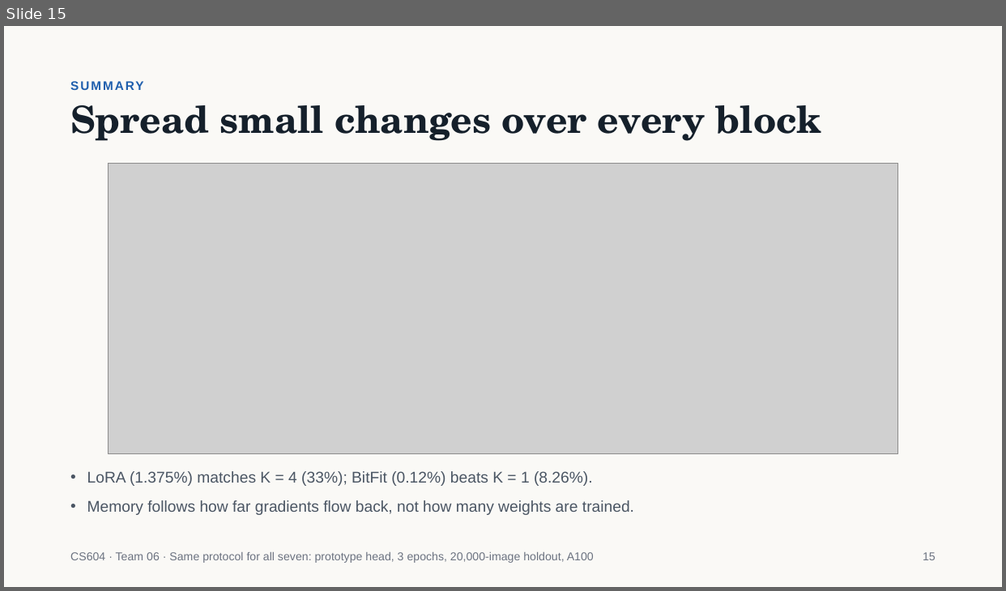
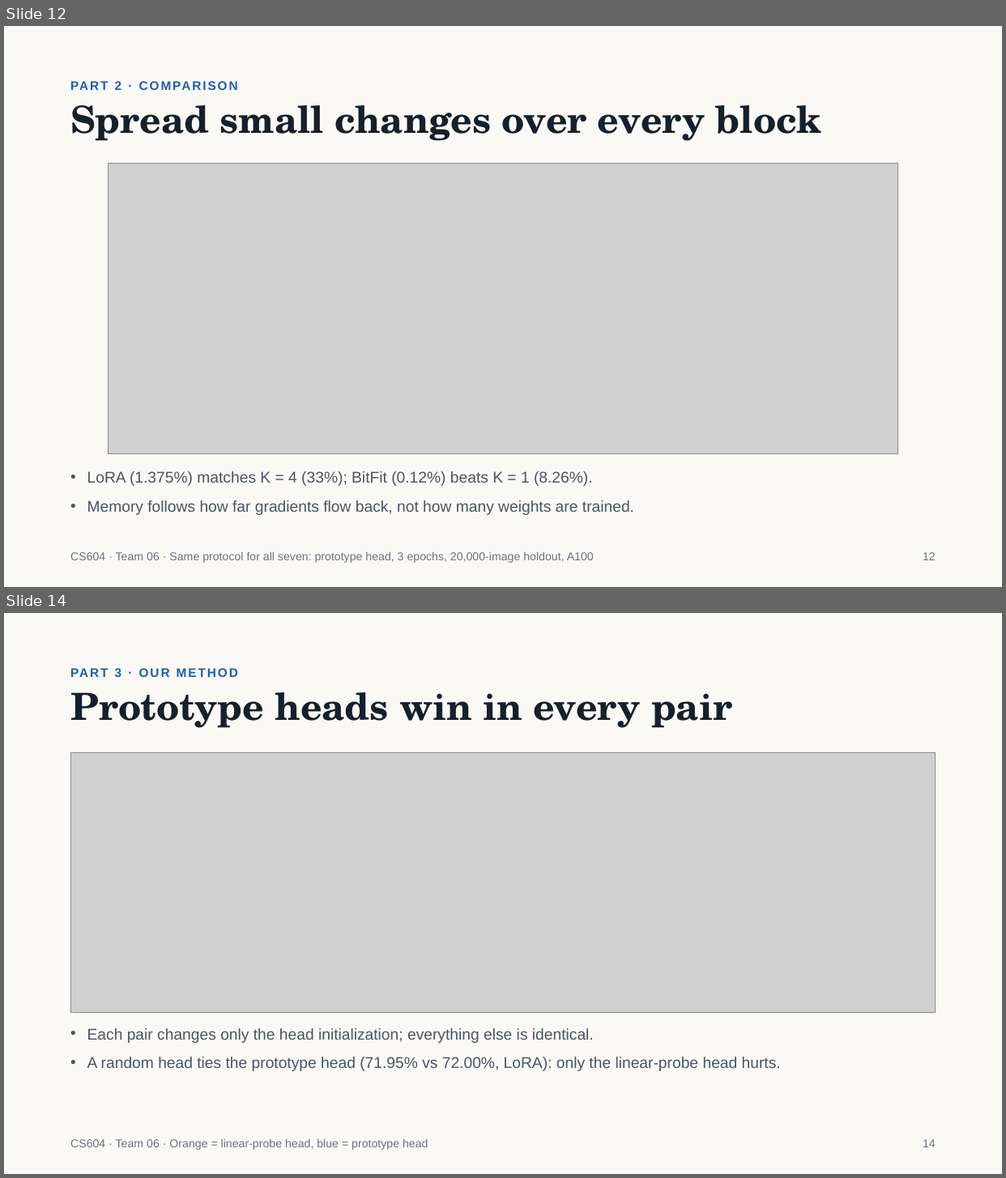
Before and after one commit to jiaobuchong/deep-cv, a slide deck: cs604_team06_slides.pptx. Shown one above the other, each under a label of ours: slide 15 before the commit, slides 12 and 14 after it; the slides between them are not shown. The pictures are 1006x591 and 1006x1178 pixels, drawn with LibreOffice and Linux fonts; fonts in the diff are those of the drawing; grey boxes stand for pictures. Boxes give left, top, right and bottom in pixels: in the first picture for what was removed or moved away, otherwise in the second. Text is boxed around its words. In the diff, an @@ line names an element or a change of style, - is before the commit and + after.

```diff
--- a/cs604_team06_slides.pptx
+++ b/cs604_team06_slides.pptx
@@ slide 14 added at <box>4,613,1002,1174</box>, background #FAF9F6 @@
@@ text added at <box>115,668,122,677</box>, 12 pt, text #1F5FAD, bold @@
+PART 3 · OUR METHOD
@@ title added at <box>70,692,732,728</box>, 36 pt, text #15202B, bold @@
+Prototype heads win in every pair
@@ picture added at <box>70,753,936,1013</box> @@
@@ text added at <box>87,1029,781,1071</box>, 15 pt, text #4A5563 @@
+• Each pair changes only the head initialization; everything else is identical.
+• A random head ties the prototype head (71.95% vs 72.00%, LoRA): only the linear-probe head hurts.
@@ text added at <box>70,1139,428,1150</box>, 11 pt, text #6B7280 @@
+CS604 · Team 06 · Orange = linear-probe head, blue = prototype head
@@ text added at <box>923,1139,936,1148</box>, 11 pt, text #6B7280 @@
+14
@@ what was slide 15 is now slide 12 @@
@@ slide 12 changed as well @@
@@ text at <box>115,81,122,90</box>: text changed @@
-SUMMARY
+PART 2 · COMPARISON
@@ text at <box>923,552,936,561</box>: text changed @@
-15
+12
```
Also in this commit, not shown: 17 other slides changed, 4 other slides added, 1 slide removed, 51 other files.
